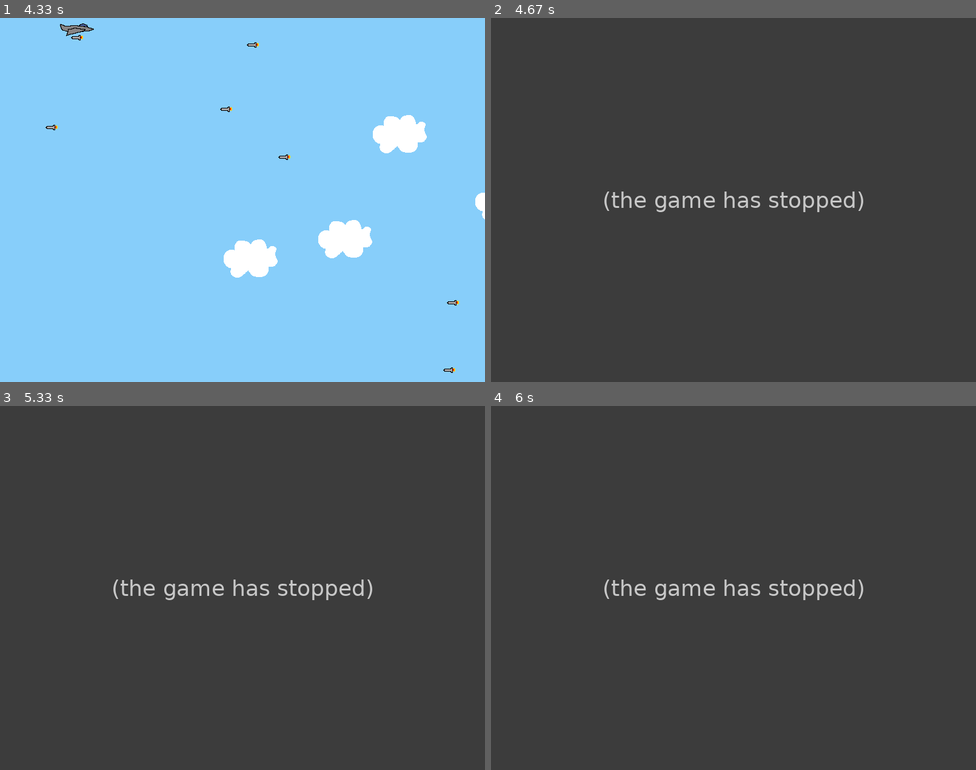
Above: before the commit, frames 1-4 (two rows, left to right).
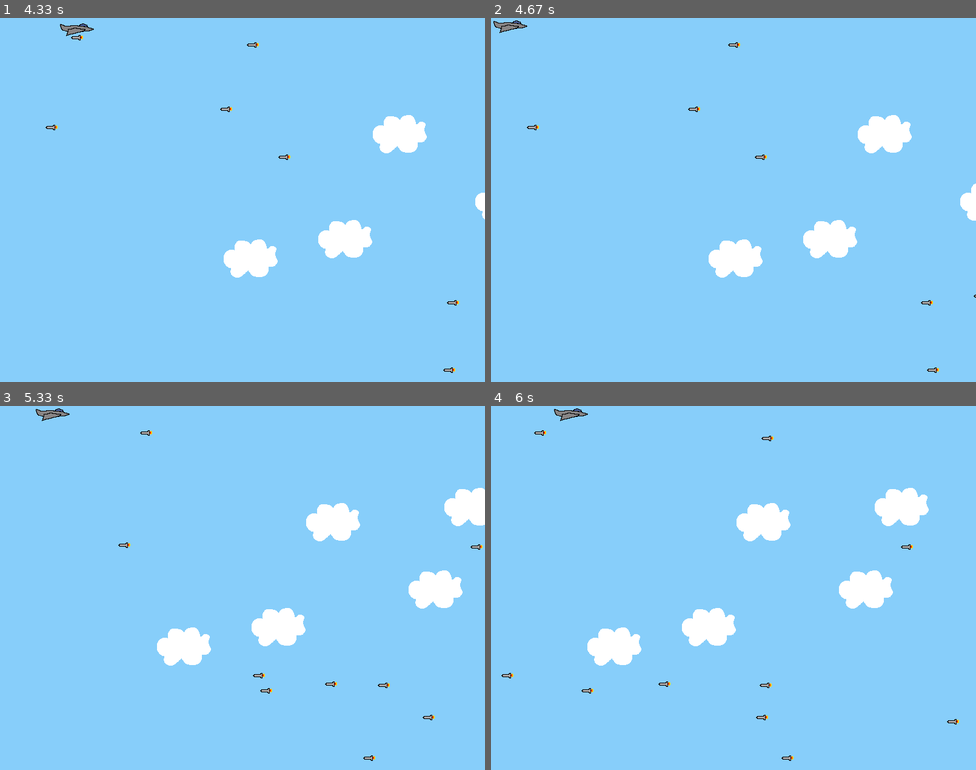
Above: after the commit, the same moments.

Repository: MarcosRios1/Sky-Dodge-with-Python
Game: pygame game, started from PyGame.py
The game is run twice, just before and just after one commit, with the same random seed, the same clock (stepped at 60 frames per second) and the same inputs.
Inputs:
- Up to frame 1 (4.33 s): hold Right 0.33-0.8 s; hold Up 0.83-1.13 s; hold Right 1.17-1.63 s; hold Left 1.67-2.2 s; hold Down 2.23-2.53 s; hold Left 2.57-2.97 s; hold Up 3-3.37 s; hold Right 3.4-4.03 s; hold Down from 4.07 s (still down)
- Up to frame 2 (4.67 s): release Down at 4.43 s
- Up to frame 3 (5.33 s): hold Right from 4.97 s (still down)
- Up to frame 4 (6 s): release Right at 5.43 s; hold Up 5.47-5.77 s; hold Right from 5.8 s (still down)

Frame 1 is identical in both runs. In frame 2, 100% of the frame differs, in the area x 0-100%, y 0-100%; in frame 3, 100%; in frame 4, 100%.
Before the commit the program exited at 4.62 s; later frames show no game.

Commit message:
Modified PyGame.py

Diff:
--- a/PyGame.py
+++ b/PyGame.py
@@ -107,8 +107,10 @@
 
 enemies = pygame.sprite.Group()
 clouds = pygame.sprite.Group()
+players = pygame.sprite.Group()
 all_sprites = pygame.sprite.Group()
 all_sprites.add(player)
+players.add(player)
 
 ### SOUND SOURCE : Chris Bailey artistname Tripnet
 ### License: https://creativecommons.org/licenses/by/3.0/
@@ -162,7 +164,9 @@
         screen.blit(entity.surf, entity.rect)
 
     if pygame.sprite.spritecollideany(player, enemies):
-        player.kill()
+        for e in enemies:
+            if pygame.sprite.spritecollideany(e, players):
+                e.kill()
 
         move_up_sound.stop()
         move_down_sound.stop()
@@ -171,7 +175,8 @@
         collision_sound.play()
         pygame.time.delay(500)
 
-        running = False
+        player.rect.center = (0,0)
+        #running = False
 
     pygame.display.flip()
 
Not shown, added: dist/PyGame.tar.xz
Not shown, added: dist/PyGame.zip
